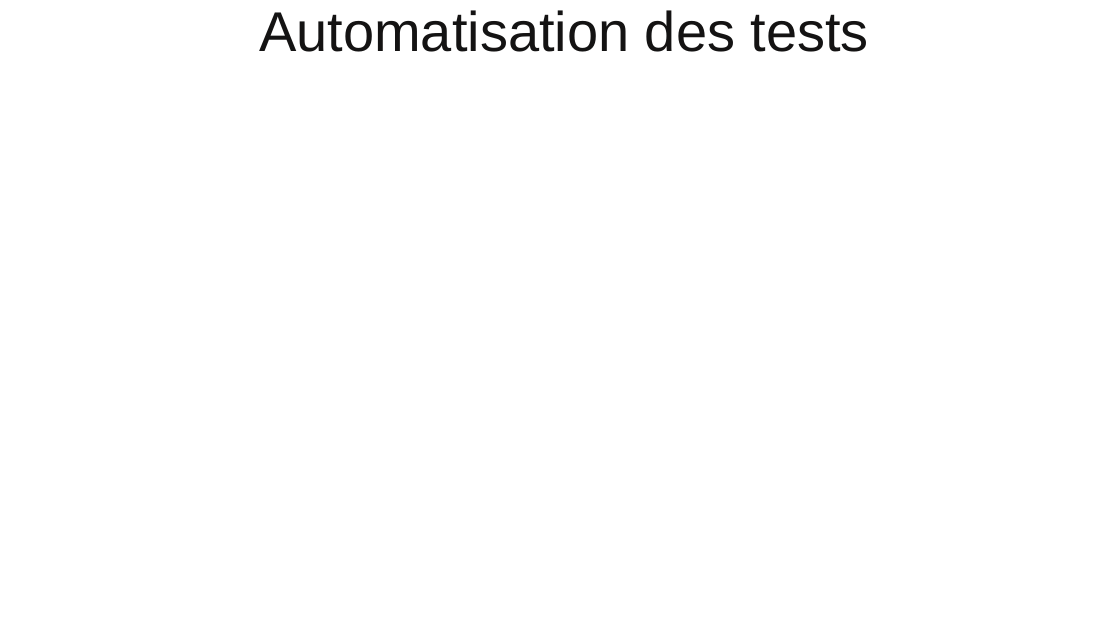
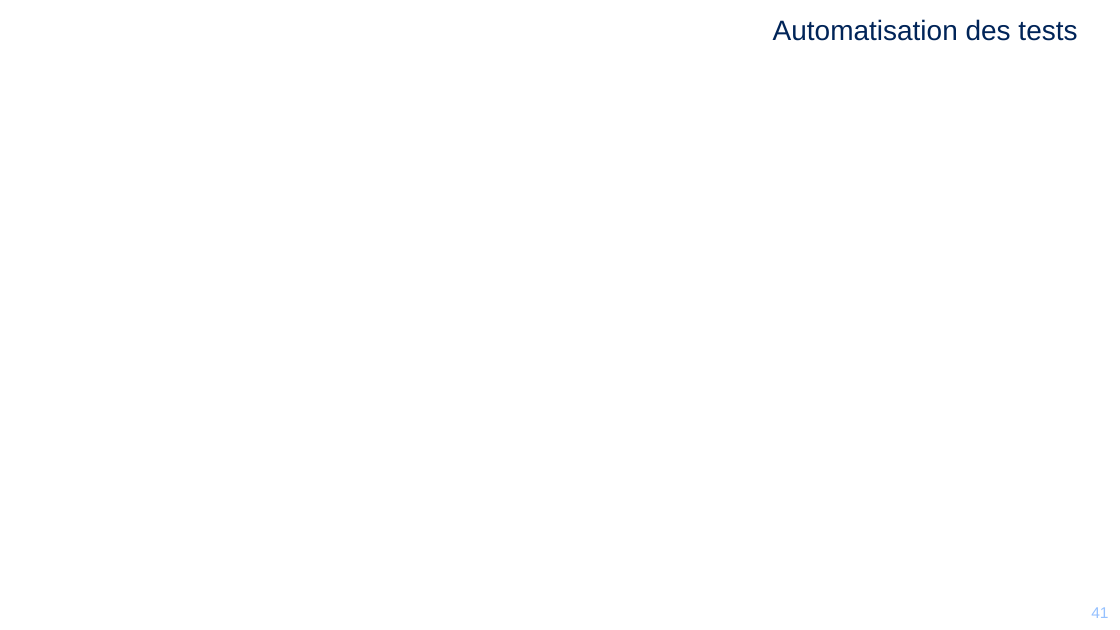
Before and after one commit to mikrob/perfuniversity, a slide deck: slide 41 of PerfUniversity.pptx (slide 37 before the commit). Drawn at 1120x630 pixels with LibreOffice and Linux fonts; fonts in the diff are those of the drawing; background and template pictures are left out. Boxes give left, top, right and bottom in pixels: in the first picture for what was removed or moved away, otherwise in the second. Text is boxed around its words. In the diff, an @@ line names an element or a change of style, - is before the commit and + after.

```diff
--- a/PerfUniversity.pptx
+++ b/PerfUniversity.pptx
@@ title "Automatisation des tests" at bbox=[773, 19, 1077, 41]: size 36 to 18 pt, text colour #141313 to #002458; alignment centre to right @@
@@ page number added at bbox=[1082, 607, 1099, 618], 10 pt, text #96C1FF @@
+41
@@ page number added at bbox=[1091, 607, 1108, 618], 10 pt, text #FFFFFF @@
+41
```
Also in this commit, not shown: 39 other slides changed, 5 slides added, 1 slide removed, 5 other files.
